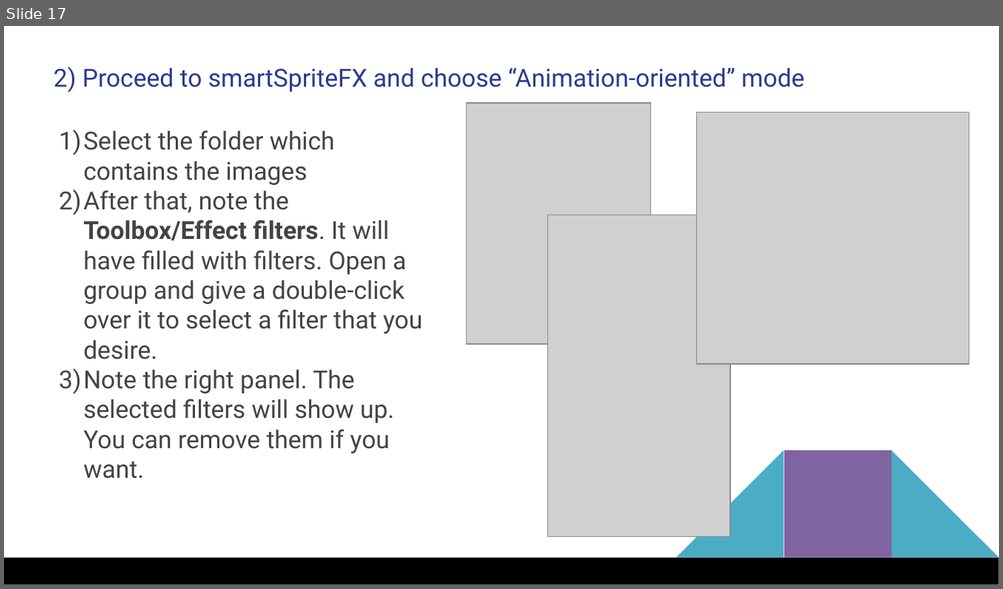
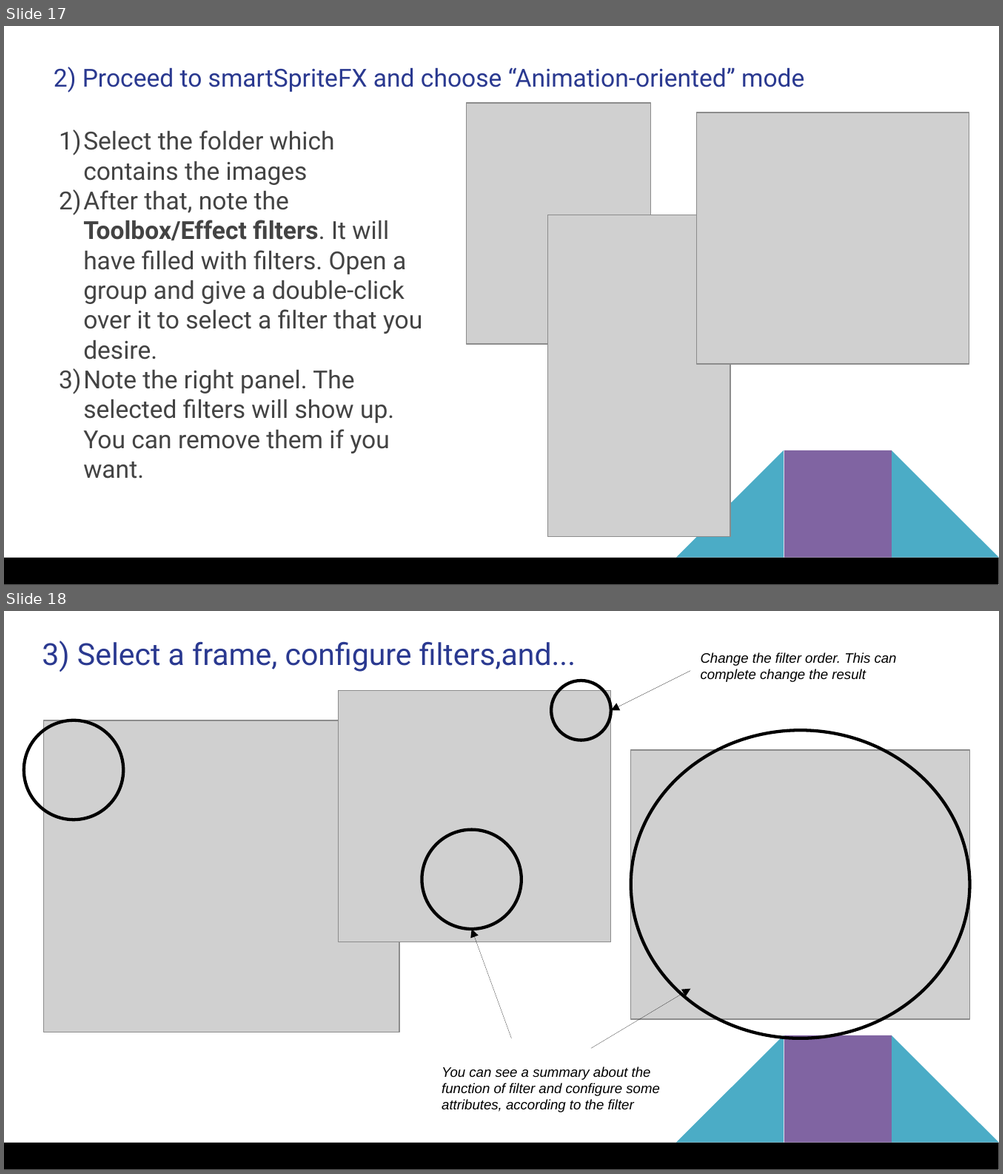
Before and after one commit to MGODOY-BR/smartSpriteFX, a slide deck: [doc]/Using smartSpriteFX.pptx. Shown one above the other, each under a label of ours: slide 17 before the commit, slides 17 and 18 after it. The pictures are 1003x589 and 1003x1174 pixels, drawn with LibreOffice and Linux fonts; fonts in the diff are those of the drawing; grey boxes stand for pictures. Boxes give left, top, right and bottom in pixels: in the first picture for what was removed or moved away, otherwise in the second. Text is boxed around its words. In the diff, an @@ line names an element or a change of style, - is before the commit and + after.

```diff
--- a/[doc]/Using smartSpriteFX.pptx
+++ b/[doc]/Using smartSpriteFX.pptx
@@ slide 18 added at (4,611,999,1170), background #FFFFFF; not listed: 4 template elements that a slide beside it also shows @@
@@ text added at (42,641,575,672), 22 pt, text #2A3990 @@
+3) Select a frame, configure filters,and...
@@ text added at (700,652,896,682), 10 pt, text #000000, italic @@
+Change the filter order. This can complete change the result
@@ arrow added from (690, 671) to (611, 710), #000000 0.75 pt @@
@@ picture added at (338,691,611,943) @@
@@ ellipse added at (551,681,611,741), outline #000000 2.3 pt @@
@@ ellipse added at (24,721,123,820), outline #000000 2.3 pt @@
@@ picture added at (44,721,399,1033) @@
@@ ellipse added at (631,730,970,1039), outline #000000 2.3 pt @@
@@ picture added at (631,750,970,1019) @@
@@ ellipse added at (421,830,521,929), outline #000000 2.3 pt @@
@@ arrow added from (511, 1039) to (472, 929), #000000 0.75 pt @@
@@ arrow added from (591, 1048) to (690, 989), #000000 0.75 pt @@
@@ text added at (441,1067,660,1113), 10 pt, text #000000, italic @@
+You can see a summary about the function of filter and configure some attributes, according to the filter
```
Also in this commit, not shown: 2 slides changed, 2 other slides added, 1 slide removed, 2 other files.
